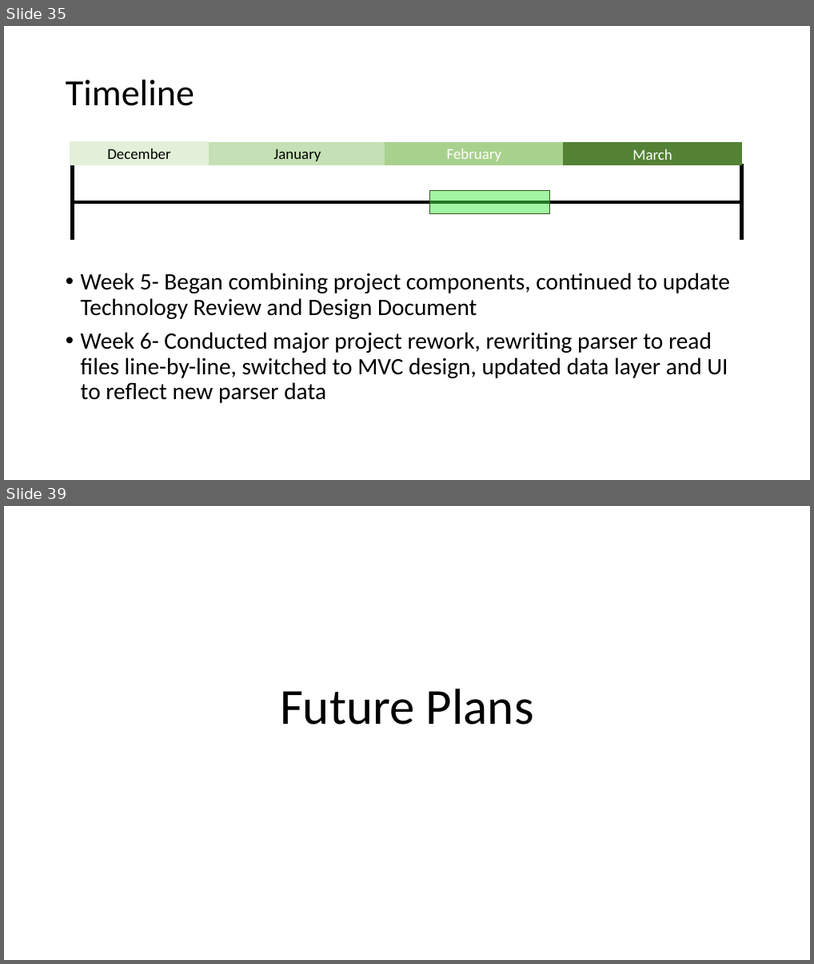
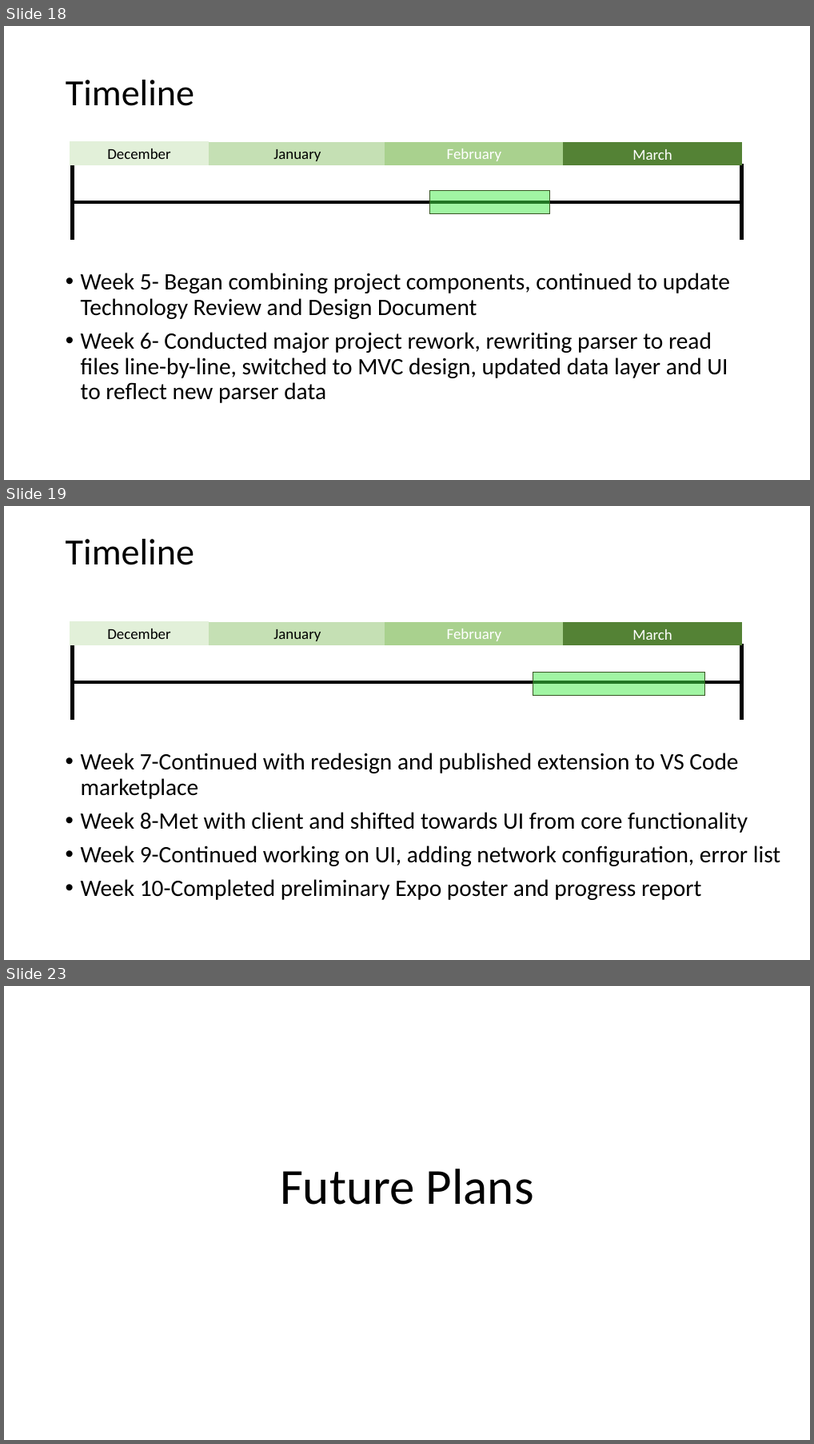
Before and after one commit to slichlyter12/Postal, a slide deck: ProgressReportEndWinter/Progress-Report-EndWinter-team38.pptx. Shown one above the other, each under a label of ours: slides 35 and 39 before the commit, slides 18, 19 and 23 after it; the slides between them are not shown. The pictures are 814x964 and 814x1444 pixels, drawn with LibreOffice and Linux fonts; fonts in the diff are those of the drawing. Boxes give left, top, right and bottom in pixels: in the first picture for what was removed or moved away, otherwise in the second. Text is boxed around its words. In the diff, an @@ line names an element or a change of style, - is before the commit and + after.

Commit message:
Added updated powerpoint from progress report

```diff
--- a/ProgressReportEndWinter/Progress-Report-EndWinter-team38.pptx
+++ b/ProgressReportEndWinter/Progress-Report-EndWinter-team38.pptx
@@ slide 19 added at box(4, 506, 810, 960), background #FFFFFF @@
@@ text added at box(66, 539, 194, 565), 44 pt, text #000000 @@
+Timeline
@@ rectangle added at box(70, 621, 208, 645), fill #E2F0D9, outline #E2F0D9 1 pt, 18 pt, text #000000 @@
+December
@@ rectangle added at box(209, 622, 387, 644), fill #C5E0B4, outline #C5E0B4 1 pt, 18 pt, text #000000 @@
+January
@@ rectangle added at box(385, 622, 563, 644), fill #A9D18E, outline #A9D18E 1 pt, 18 pt, text #FFFFFF @@
+February
@@ rectangle added at box(563, 623, 742, 645), fill #548235, outline #548235 1 pt, 18 pt, text #FFFFFF @@
+March
@@ line added from (72, 644) to (72, 720), #000000 4.5 pt @@
@@ line added from (742, 644) to (742, 720), #000000 4.5 pt @@
@@ rectangle added at box(534, 672, 705, 696), fill #44EC48 at 50% opacity, outline #385723 1 pt @@
@@ line added from (70, 682) to (744, 682), #000000 4.5 pt @@
@@ text added at box(81, 752, 781, 900), 28 pt, text #000000 @@
+• Week 7-Continued with redesign and published extension to VS Code marketplace
+• Week 8-Met with client and shifted towards UI from core functionality
+• Week 9-Continued working on UI, adding network configuration, error list
+• Week 10-Completed preliminary Expo poster and progress report
@@ what was slide 35 is now slide 18 @@
@@ what was slide 39 is now slide 23 @@
```
Also in this commit, not shown: 5 slides changed, 7 other slides added, 24 slides removed.
